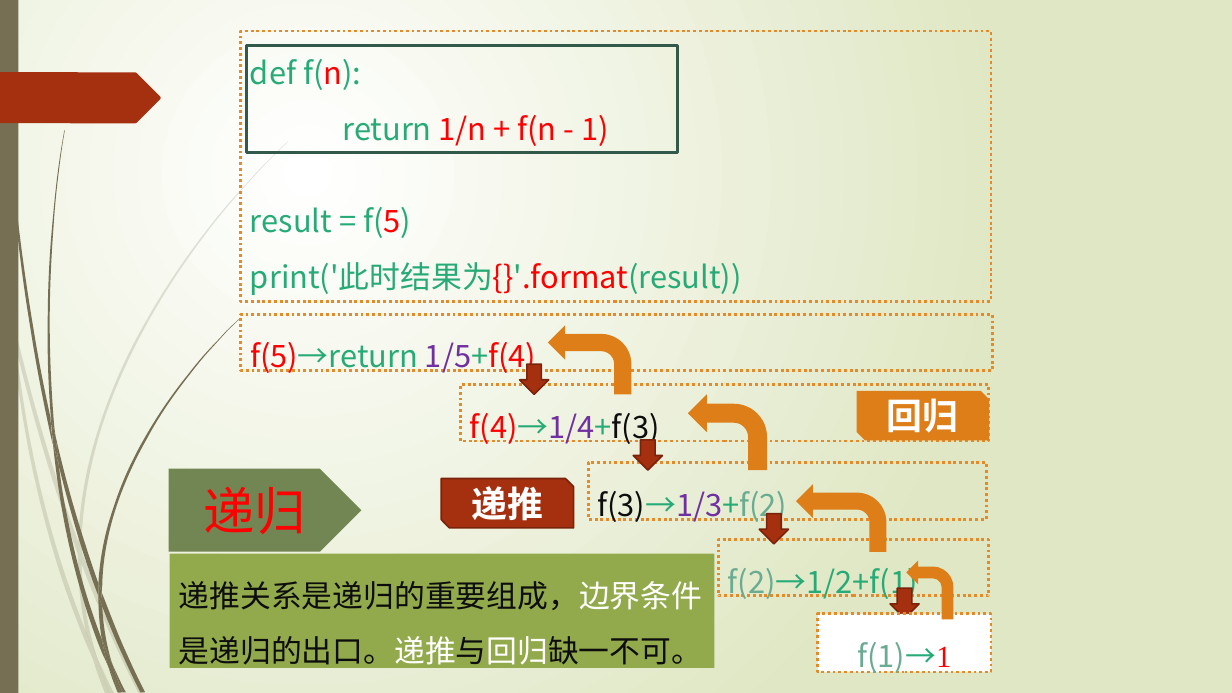
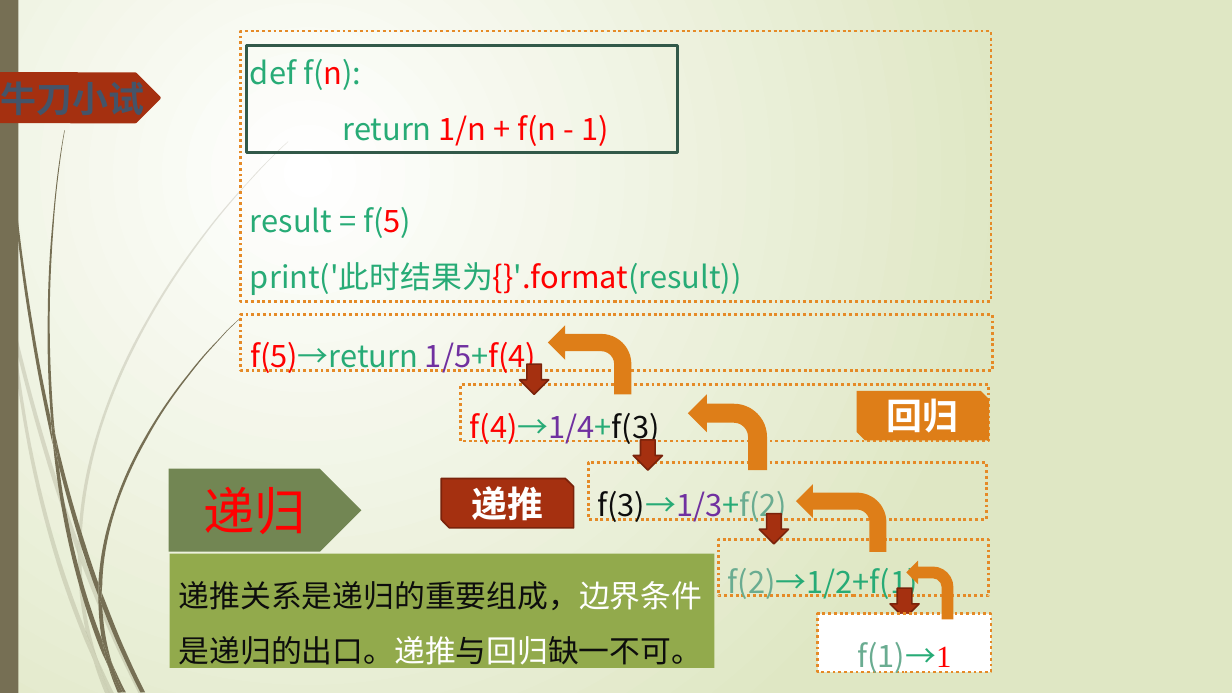
Before and after one commit to hongm32/2020design, a slide deck: slide 3 of 【第10课】递归算法/【第10课】递归算法.pptx (slide 4 before the commit). Drawn at 1232x693 pixels with LibreOffice and Linux fonts; fonts in the diff are those of the drawing. Boxes give left, top, right and bottom in pixels: in the first picture for what was removed or moved away, otherwise in the second. Text is boxed around its words. In the diff, an @@ line names an element or a change of style, - is before the commit and + after.

```diff
--- a/【第10课】递归算法/【第10课】递归算法.pptx
+++ b/【第10课】递归算法/【第10课】递归算法.pptx
@@ text added at (1, 76, 145, 122), 28 pt, text #445469, bold @@
+牛刀小试
```
Also in this commit, not shown: 5 other slides changed, 1 slide removed, 6 other files.
